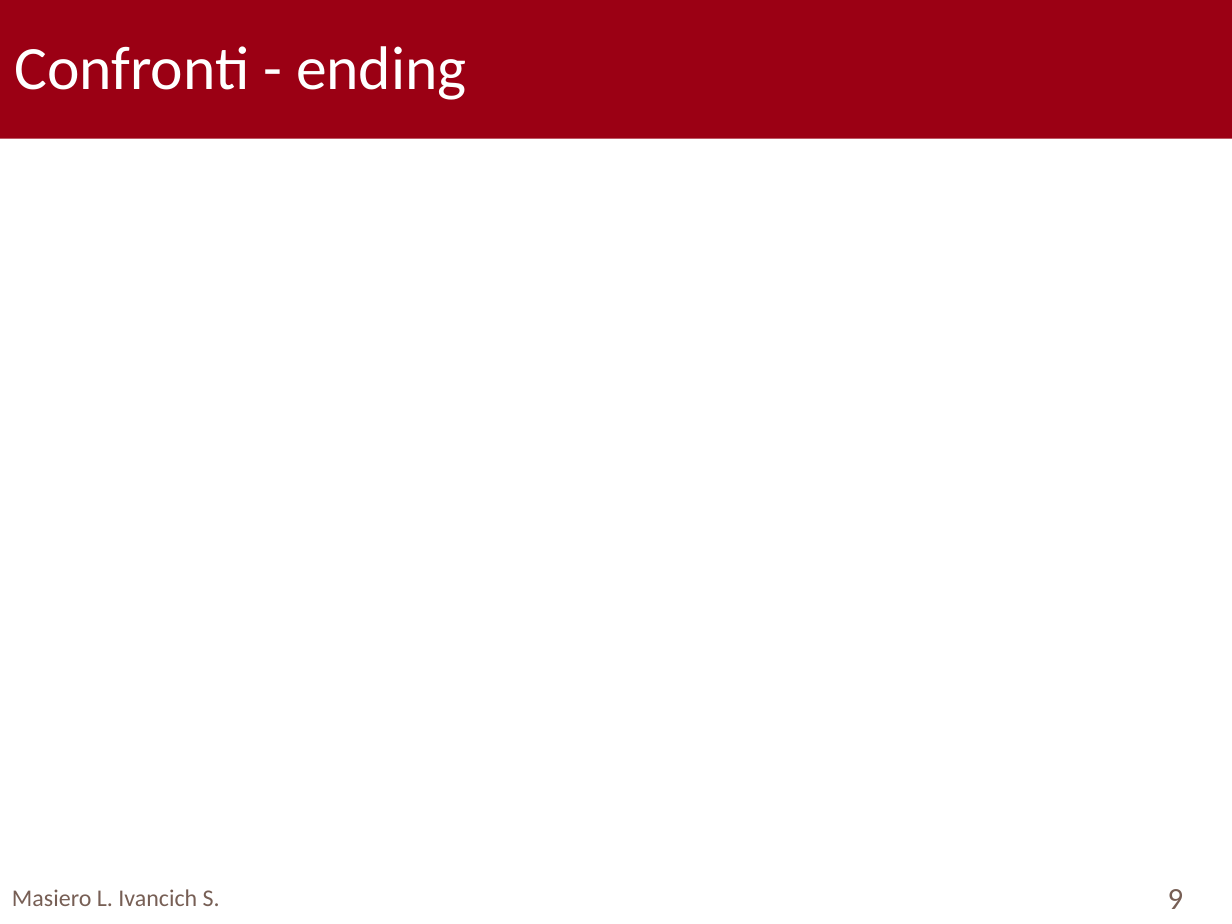
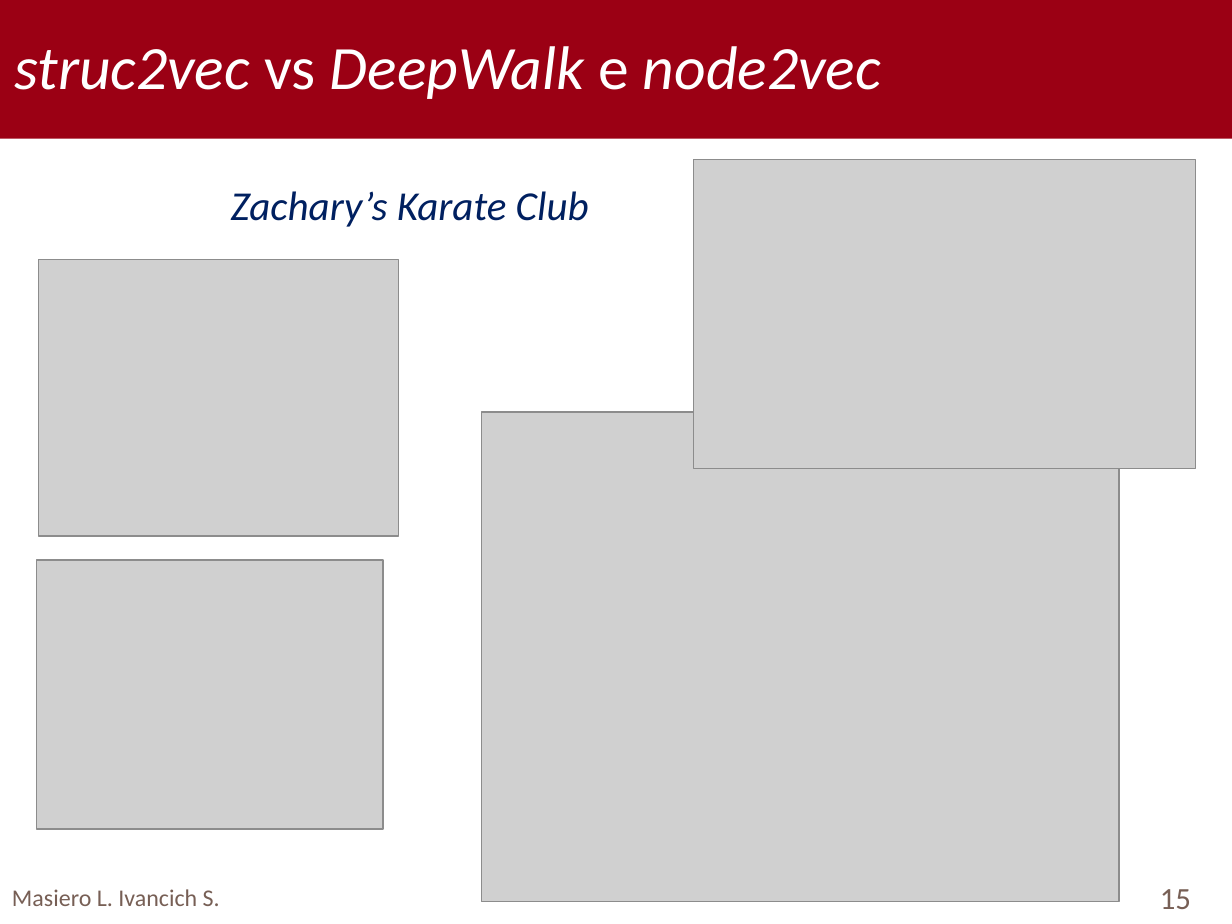
Before and after one commit to TyllanDrake/NetworkAlignment, a slide deck: slide 15 of Presentation/Presentation.pptx (slide 9 before the commit). Drawn at 1232x924 pixels with LibreOffice and Linux fonts; fonts in the diff are those of the drawing; grey boxes stand for pictures; background and template pictures are left out. Boxes give left, top, right and bottom in pixels: in the first picture for what was removed or moved away, otherwise in the second. Text is boxed around its words. In the diff, an @@ line names an element or a change of style, - is before the commit and + after.

```diff
--- a/Presentation/Presentation.pptx
+++ b/Presentation/Presentation.pptx
@@ text at bbox=[14, 46, 881, 99]: text changed; italic on @@
-Confronti - ending
+struc2vec vs DeepWalk e node2vec
@@ picture added at bbox=[694, 159, 1196, 468] @@
@@ text added at bbox=[231, 191, 589, 227], 24 pt, text #002060, italic @@
+Zachary’s Karate Club
@@ picture added at bbox=[38, 260, 398, 536] @@
@@ picture added at bbox=[482, 411, 1120, 901] @@
@@ picture added at bbox=[37, 561, 383, 829] @@
@@ page number at bbox=[1160, 889, 1191, 909]: text changed @@
-9
+15
```
Also in this commit, not shown: 9 other slides changed, 1 slide removed.
